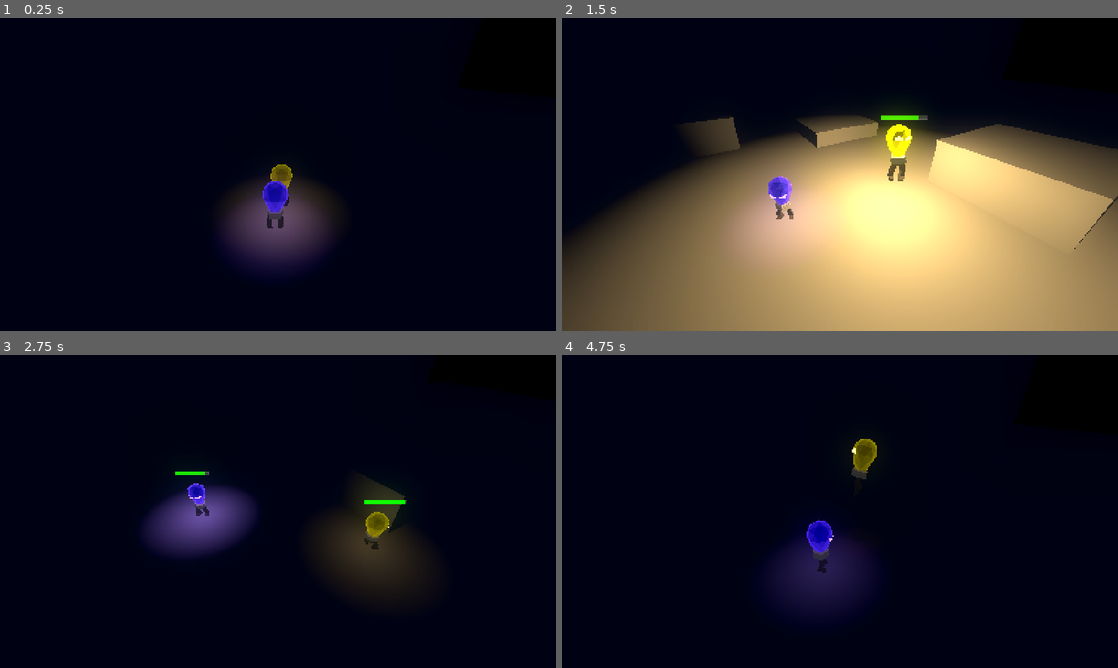
Above: before the commit, frames 1-4 (two rows, left to right).
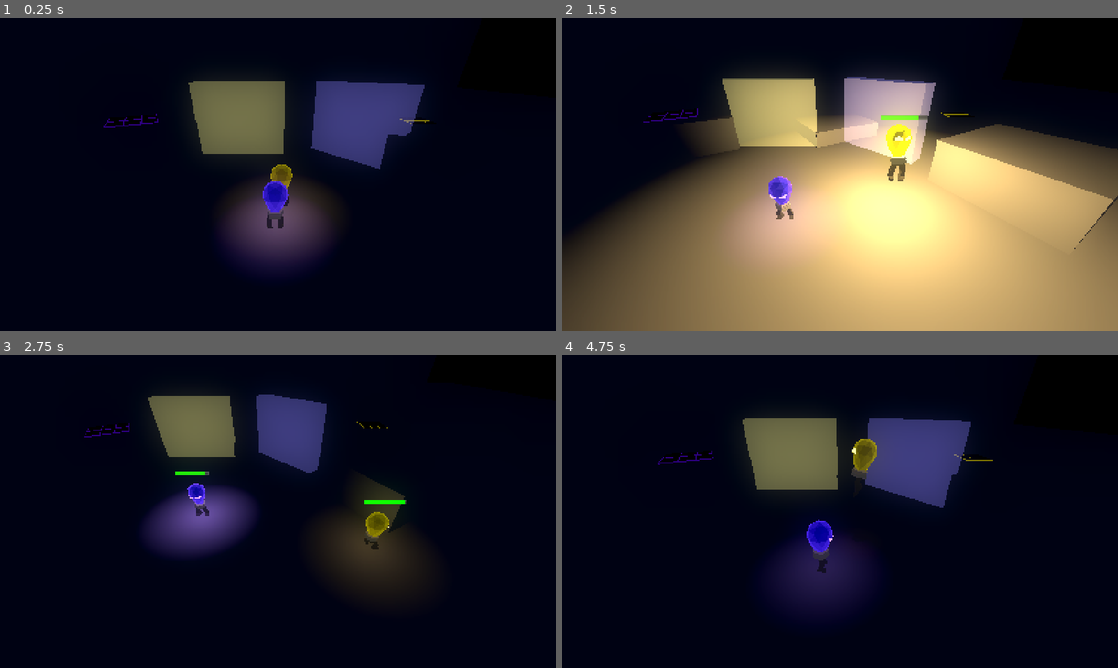
Above: after the commit, the same moments.

Repository: LowPolyFreak/EllieDeesAdventure
Game: Godot game, scene res://Scenes/main.tscn
Two runs of this game, one before a commit and one after it. Both use one fixed random seed, a clock stepped at 60 frames per second and the inputs below.
Inputs:
- Up to frame 1 (0.25 s): no input
- Up to frame 2 (1.5 s): hold D (right_p1) 0.53-1.28 s; tap Down (down_p2) at 0.6 s; tap Space (jump_p1) at 0.77 s; hold S (down_p1) from 1.28 s (still down); tap Shift (glow_p1) at 1.35 s
- Up to frame 3 (2.75 s): tap Space (jump_p1) at 1.52 s; release S (down_p1) at 2.03 s; hold D (right_p1) from 2.03 s (still down); tap Keypad 0 (glow_p2) at 2.1 s
- Up to frame 4 (4.75 s): release D (right_p1) at 2.78 s; hold W (up_p1) 2.78-3.53 s; tap E (interact) at 2.85 s; tap Space (jump_p1) at 3.02, 3.77, 4.52 s; hold A (left_p1) from 3.53 s (still down); tap Left (left_p2) at 3.6 s; tap Right (right_p2) at 4.35 s

The runs differ from the first frame. In frame 1, 7.9% of the frame differs, in the area x 18-78%, y 20-49%; in frame 2, 7.6%; in frame 3, 5.2%; in frame 4, 7.7%.

Commit message:
Finish solar panel and barrier (no models)

Diff:
--- /dev/null
+++ b/Scenes/barrier_dee.tscn
@@ -0,0 +1,18 @@
+[gd_scene load_steps=4 format=3 uid="uid://cm6g8i7fyfbro"]
+
+[ext_resource type="PackedScene" uid="uid://c8g6p70g0qwmw" path="res://Scenes/barrier_ellie.tscn" id="1_b8ha4"]
+
+[sub_resource type="StandardMaterial3D" id="StandardMaterial3D_svt3d"]
+transparency = 1
+albedo_color = Color(1, 1, 1, 0.341176)
+emission_enabled = true
+emission = Color(0.484524, 0.438742, 0.90732, 1)
+
+[sub_resource type="BoxMesh" id="BoxMesh_eir6y"]
+material = SubResource("StandardMaterial3D_svt3d")
+
+[node name="BarrierDee" instance=ExtResource("1_b8ha4")]
+collision_layer = 32
+
+[node name="MeshInstance3D" parent="CollisionShape3D" index="0"]
+mesh = SubResource("BoxMesh_eir6y")
--- /dev/null
+++ b/Scenes/barrier_ellie.tscn
@@ -0,0 +1,27 @@
+[gd_scene load_steps=4 format=3 uid="uid://c8g6p70g0qwmw"]
+
+[sub_resource type="BoxShape3D" id="BoxShape3D_jwq45"]
+size = Vector3(5, 4, 1)
+
+[sub_resource type="StandardMaterial3D" id="StandardMaterial3D_wlo2n"]
+transparency = 1
+albedo_color = Color(1, 1, 1, 0.341176)
+emission_enabled = true
+emission = Color(0.900531, 0.862762, 0.447304, 1)
+
+[sub_resource type="BoxMesh" id="BoxMesh_ql5n4"]
+material = SubResource("StandardMaterial3D_wlo2n")
+
+[node name="BarrierEllie" type="StaticBody3D"]
+transform = Transform3D(1, 0, 0, 0, 1, 0, 0, 0, 1, 0, 1.462, 0)
+collision_layer = 16
+collision_mask = 0
+
+[node name="CollisionShape3D" type="CollisionShape3D" parent="."]
+transform = Transform3D(1, 0, 0, 0, 1, 0, 0, 0, 1, 0.336251, 0.64108, 0)
+shape = SubResource("BoxShape3D_jwq45")
+
+[node name="MeshInstance3D" type="MeshInstance3D" parent="CollisionShape3D"]
+transform = Transform3D(4.97345, 0, 0, 0, 3.93787, 0, 0, 0, 1, 0, 0, 0)
+mesh = SubResource("BoxMesh_ql5n4")
+skeleton = NodePath("../..")
--- a/Scenes/dee.tscn
+++ b/Scenes/dee.tscn
@@ -10,23 +10,24 @@
 
 [node name="Dee" instance=ExtResource("1_4vtbg")]
 collision_layer = 10
+collision_mask = 25
 player_1 = false
 glow_energy = 1.0
 default_light_range = 3
 glow_light_range = 10
 
 [node name="Skeleton3D" parent="EllieModel/Armature" index="0"]
-bones/0/position = Vector3(0.0097481, 0.483322, -0.022247)
-bones/0/rotation = Quaternion(-0.0399676, -0.00365629, -0.00162831, 0.999193)
-bones/1/rotation = Quaternion(0.0631653, -0.184288, 0.966651, 0.166233)
-bones/2/rotation = Quaternion(0.457118, -0.0038272, 0.213653, 0.863355)
-bones/3/rotation = Quaternion(-0.860431, -0.0232754, -0.0328634, 0.507973)
-bones/4/rotation = Quaternion(-0.0422899, -0.192335, 0.970001, -0.142535)
-bones/5/rotation = Quaternion(0.4656, 0.00380264, -0.217617, 0.857814)
-bones/6/rotation = Quaternion(-0.865615, 0.0261091, 0.0640141, 0.495915)
+bones/0/position = Vector3(0.0122424, 0.474226, -0.0312608)
+bones/0/rotation = Quaternion(-0.0157573, -0.00264458, -0.00163143, 0.999871)
+bones/1/rotation = Quaternion(0.0596255, -0.157066, 0.968972, 0.181296)
+bones/2/rotation = Quaternion(0.482016, -0.00375333, 0.22529, 0.846694)
+bones/3/rotation = Quaternion(-0.875378, -0.0137966, -0.0246552, 0.482613)
+bones/4/rotation = Quaternion(-0.0369376, -0.164597, 0.974423, -0.14847)
+bones/5/rotation = Quaternion(0.491321, 0.00372434, -0.229639, 0.840152)
+bones/6/rotation = Quaternion(-0.882347, 0.0189817, 0.0651654, 0.465679)
 
 [node name="BoneAttachment3D" parent="EllieModel/Armature/Skeleton3D" index="0"]
-transform = Transform3D(0.999968, 0.00354625, -0.00717652, -0.00296172, 0.9968, 0.0798826, 0.00743683, -0.0798588, 0.996778, 0.0097481, 0.483322, -0.022247)
+transform = Transform3D(0.999981, 0.00334578, -0.00523706, -0.00317909, 0.999498, 0.0315192, 0.00533989, -0.0315019, 0.999489, 0.0122424, 0.474226, -0.0312608)
 
 [node name="OmniLight3D" parent="EllieModel/Armature/Skeleton3D/BoneAttachment3D" index="0"]
 light_color = Color(0.737255, 0.54902, 1, 1)
--- a/Scenes/ellie.tscn
+++ b/Scenes/ellie.tscn
@@ -124,6 +124,7 @@
 
 [node name="Ellie" type="CharacterBody3D" groups=["Bulbs"]]
 collision_layer = 6
+collision_mask = 37
 script = ExtResource("1_frd3r")
 rotation_speed = 10
 default_energy = 0.1
@@ -137,17 +138,17 @@
 [node name="EllieModel" parent="." instance=ExtResource("2_mu1gt")]
 
 [node name="Skeleton3D" parent="EllieModel/Armature" index="0"]
-bones/0/position = Vector3(0.00679646, 0.494086, -0.0115807)
-bones/0/rotation = Quaternion(0.00494152, -0.000543745, -0.000607062, 0.999988)
-bones/1/rotation = Quaternion(0.0514881, -0.13603, 0.977275, 0.1542)
+bones/0/position = Vector3(0.00688063, 0.493779, -0.0118849)
+bones/0/rotation = Quaternion(0.0029073, -0.000670054, -0.000636362, 0.999995)
+bones/1/rotation = Quaternion(0.0519791, -0.138365, 0.976903, 0.154317)
 bones/1/scale = Vector3(1, 1, 1)
-bones/2/rotation = Quaternion(0.424193, -0.00391691, 0.198264, 0.883593)
-bones/3/rotation = Quaternion(-0.844625, -0.0329628, -0.0381316, 0.532981)
+bones/2/rotation = Quaternion(0.425162, -0.00391439, 0.198717, 0.883025)
+bones/3/rotation = Quaternion(-0.845039, -0.0327079, -0.0380412, 0.532346)
 bones/3/scale = Vector3(1, 1, 1)
-bones/4/rotation = Quaternion(-0.0420067, -0.1388, 0.979858, -0.137292)
+bones/4/rotation = Quaternion(-0.0421087, -0.141354, 0.979479, -0.13736)
 bones/4/scale = Vector3(1, 1, 1)
-bones/5/rotation = Quaternion(0.429134, 0.003904, -0.200574, 0.880681)
-bones/6/rotation = Quaternion(-0.848625, 0.0343099, 0.0586972, 0.524608)
+bones/5/rotation = Quaternion(0.430267, 0.00390102, -0.201103, 0.880008)
+bones/6/rotation = Quaternion(-0.849069, 0.0340747, 0.0588998, 0.523882)
 bones/6/scale = Vector3(1, 1, 1)
 bones/7/position = Vector3(-0.187498, 0.245262, -0.282433)
 bones/8/position = Vector3(-0.170884, 0.0506439, 0.0332276)
@@ -160,7 +161,7 @@
 bones/10/scale = Vector3(1, 1, 1)
 
 [node name="BoneAttachment3D" parent="EllieModel/Armature/Skeleton3D" index="0"]
-transform = Transform3D(0.999999, 0.00120874, -0.00109348, -0.00121948, 0.99995, -0.00988226, 0.00108148, 0.00988358, 0.999951, 0.00679646, 0.494086, -0.0115807)
+transform = Transform3D(0.999998, 0.00126882, -0.0013438, -0.00127662, 0.999982, -0.00581372, 0.0013364, 0.00581542, 0.999982, 0.00688063, 0.493779, -0.0118849)
 
 [node name="OmniLight3D" parent="EllieModel/Armature/Skeleton3D/BoneAttachment3D" index="0"]
 light_energy = 0.25
--- a/Scenes/main.tscn
+++ b/Scenes/main.tscn
@@ -6,6 +6,8 @@
 [ext_resource type="Script" path="res://Scripts/camera_follow.gd" id="3_8lji5"]
 [ext_resource type="PackedScene" uid="uid://cttyrmjn3obow" path="res://Scenes/solar_pannel_ellie.tscn" id="5_deuj4"]
 [ext_resource type="PackedScene" uid="uid://bpq6npjirkduk" path="res://Scenes/solar_pannel_dee.tscn" id="6_wtyoi"]
+[ext_resource type="PackedScene" uid="uid://c8g6p70g0qwmw" path="res://Scenes/barrier_ellie.tscn" id="7_aqcey"]
+[ext_resource type="PackedScene" uid="uid://cm6g8i7fyfbro" path="res://Scenes/barrier_dee.tscn" id="8_ku7kt"]
 
 [sub_resource type="ProceduralSkyMaterial" id="ProceduralSkyMaterial_75w87"]
 sky_horizon_color = Color(0.64625, 0.65575, 0.67075, 1)
@@ -151,6 +153,7 @@
 
 [node name="Dee" parent="." instance=ExtResource("2_2yub6")]
 transform = Transform3D(1, 0, 0, 0, 1, 0, 0, 0, 1, -0.195843, 9.53674e-07, 0.0116072)
+collision_mask = 1
 
 [node name="MovingPlatformTest" type="AnimatableBody3D" parent="."]
 transform = Transform3D(0.860466, 0, 0.509507, 0, 1, 0, -0.509507, 0, 0.860466, 8.22636, 1, -3.33793)
@@ -189,8 +192,15 @@
 transform = Transform3D(1, 0, 0, 0, 0.5, 0.866026, 0, -0.866026, 0.5, 0, 6.76524, 9.03319)
 
 [node name="SolarPannelEllie" parent="." instance=ExtResource("5_deuj4")]
+transform = Transform3D(1, 0, 0, 0, 1, 0, 0, 0, 1, 13.8638, 0, -15.4134)
 
 [node name="SolarPannelDee" parent="." instance=ExtResource("6_wtyoi")]
-transform = Transform3D(1, 0, 0, 0, 1, 0, 0, 0, 1, -4.5982, -4.76837e-07, -3.07687)
+transform = Transform3D(0.866025, 0, 0.5, 0, 1, 0, -0.5, 0, 0.866025, -8.52812, 2.00256, -6.71932)
+
+[node name="BarrierEllie" parent="." instance=ExtResource("7_aqcey")]
+transform = Transform3D(1, 0, 0, 0, 1, 0, 0, 0, 1, -2.57867, 1.462, -6.77556)
+
+[node name="BarrierDee" parent="." instance=ExtResource("8_ku7kt")]
+transform = Transform3D(0.707107, 0, -0.707107, 0, 1, 0, 0.707107, 0, 0.707107, 3.92048, 1.46176, -6.0331)
 
 [connection signal="timeout" from="CameraFollow/UpdateTimer" to="CameraFollow" method="_on_update_timer_timeout"]
--- a/Scenes/solar_pannel_dee.tscn
+++ b/Scenes/solar_pannel_dee.tscn
@@ -1,6 +1,31 @@
-[gd_scene load_steps=2 format=3 uid="uid://bpq6npjirkduk"]
+[gd_scene load_steps=6 format=3 uid="uid://bpq6npjirkduk"]
 
 [ext_resource type="PackedScene" uid="uid://cttyrmjn3obow" path="res://Scenes/solar_pannel_ellie.tscn" id="1_nw1ay"]
 
+[sub_resource type="StyleBoxFlat" id="StyleBoxFlat_563yp"]
+bg_color = Color(0.354099, 0, 0.920897, 1)
+
+[sub_resource type="ViewportTexture" id="ViewportTexture_5kocb"]
+viewport_path = NodePath("SubViewport")
+
+[sub_resource type="StandardMaterial3D" id="StandardMaterial3D_foho0"]
+albedo_color = Color(0, 0, 0, 1)
+emission_enabled = true
+emission = Color(0.354099, 0, 0.920897, 1)
+emission_energy_multiplier = 0.5
+
+[sub_resource type="BoxMesh" id="BoxMesh_lprj4"]
+material = SubResource("StandardMaterial3D_foho0")
+size = Vector3(2.5, 0.1, 2.5)
+
 [node name="SolarPannelDee" instance=ExtResource("1_nw1ay")]
 collision_mask = 8
+
+[node name="BatteryBar3D" parent="SubViewport" index="0"]
+theme_override_styles/fill = SubResource("StyleBoxFlat_563yp")
+
+[node name="BatteryBarSprite" parent="." index="5"]
+texture = SubResource("ViewportTexture_5kocb")
+
+[node name="Base" parent="." index="6"]
+mesh = SubResource("BoxMesh_lprj4")
--- a/Scenes/solar_pannel_ellie.tscn
+++ b/Scenes/solar_pannel_ellie.tscn
@@ -1,9 +1,41 @@
-[gd_scene load_steps=3 format=3 uid="uid://cttyrmjn3obow"]
+[gd_scene load_steps=10 format=3 uid="uid://cttyrmjn3obow"]
 
 [ext_resource type="Script" path="res://Scripts/solar_pannel.gd" id="1_i1cjx"]
 
 [sub_resource type="BoxShape3D" id="BoxShape3D_x0ykg"]
 size = Vector3(3, 2, 3)
+
+[sub_resource type="StyleBoxFlat" id="StyleBoxFlat_qlj4t"]
+bg_color = Color(0.189328, 0.189328, 0.189328, 1)
+border_width_left = 2
+border_width_top = 2
+border_width_right = 2
+border_width_bottom = 2
+border_color = Color(0.28485, 0.28485, 0.28485, 1)
+
+[sub_resource type="StyleBoxFlat" id="StyleBoxFlat_qinbs"]
+bg_color = Color(0.900531, 0.862762, 0.447304, 1)
+
+[sub_resource type="ViewportTexture" id="ViewportTexture_4a44y"]
+viewport_path = NodePath("SubViewport")
+
+[sub_resource type="StandardMaterial3D" id="StandardMaterial3D_8lbgw"]
+albedo_color = Color(0, 0, 0, 1)
+emission_enabled = true
+emission = Color(0.920897, 0.844155, 0, 1)
+emission_energy_multiplier = 0.5
+
+[sub_resource type="BoxMesh" id="BoxMesh_7gfcr"]
+material = SubResource("StandardMaterial3D_8lbgw")
+size = Vector3(2.5, 0.1, 2.5)
+
+[sub_resource type="StandardMaterial3D" id="StandardMaterial3D_inetr"]
+albedo_color = Color(0, 0, 0, 1)
+metallic = 0.38
+
+[sub_resource type="BoxMesh" id="BoxMesh_3ekn2"]
+material = SubResource("StandardMaterial3D_inetr")
+size = Vector3(0.75, 0.1, 1)
 
 [node name="SolarPannelEllie" type="Area3D"]
 collision_layer = 0
@@ -28,6 +60,65 @@
 light_energy = 3.0
 omni_range = 20.0
 
+[node name="SubViewport" type="SubViewport" parent="."]
+disable_3d = true
+transparent_bg = true
+
+[node name="BatteryBar3D" type="ProgressBar" parent="SubViewport"]
+visible = false
+anchors_preset = 8
+anchor_left = 0.5
+anchor_top = 0.5
+anchor_right = 0.5
+anchor_bottom = 0.5
+offset_left = -146.4
+offset_top = -142.0
+offset_right = 54.925
+offset_bottom = -116.985
+grow_horizontal = 2
+grow_vertical = 2
+theme_override_styles/background = SubResource("StyleBoxFlat_qlj4t")
+theme_override_styles/fill = SubResource("StyleBoxFlat_qinbs")
+show_percentage = false
+
+[node name="BatteryBarSprite" type="Sprite3D" parent="."]
+transform = Transform3D(1, 0, 0, 0, 1, 0, 0, 0, 1, 0.46452, 1.22497, 0)
+billboard = 1
+texture = SubResource("ViewportTexture_4a44y")
+
+[node name="Base" type="MeshInstance3D" parent="."]
+mesh = SubResource("BoxMesh_7gfcr")
+
+[node name="Panel" type="MeshInstance3D" parent="Base"]
+transform = Transform3D(1, 0, 0, 0, 1, 0, 0, 0, 1, -0.809681, 0.0201168, 0.679616)
+mesh = SubResource("BoxMesh_3ekn2")
+skeleton = NodePath("../..")
+
+[node name="Panel2" type="MeshInstance3D" parent="Base"]
+transform = Transform3D(1, 0, 0, 0, 1, 0, 0, 0, 1, 0.0113447, 0.0201168, 0.679616)
+mesh = SubResource("BoxMesh_3ekn2")
+skeleton = NodePath("../..")
+
+[node name="Panel3" type="MeshInstance3D" parent="Base"]
+transform = Transform3D(1, 0, 0, 0, 1, 0, 0, 0, 1, 0.83635, 0.0201168, 0.679616)
+mesh = SubResource("BoxMesh_3ekn2")
+skeleton = NodePath("../..")
+
+[node name="Panel4" type="MeshInstance3D" parent="Base"]
+transform = Transform3D(1, 0, 0, 0, 1, 0, 0, 0, 1, -0.809681, 0.0201168, -0.673563)
+mesh = SubResource("BoxMesh_3ekn2")
+skeleton = NodePath("../..")
+
+[node name="Panel5" type="MeshInstance3D" parent="Base"]
+transform = Transform3D(1, 0, 0, 0, 1, 0, 0, 0, 1, 0.0113447, 0.0201168, -0.673563)
+mesh = SubResource("BoxMesh_3ekn2")
+skeleton = NodePath("../..")
+
+[node name="Panel6" type="MeshInstance3D" parent="Base"]
+transform = Transform3D(1, 0, 0, 0, 1, 0, 0, 0, 1, 0.83635, 0.0201168, -0.673563)
+mesh = SubResource("BoxMesh_3ekn2")
+skeleton = NodePath("../..")
+
 [connection signal="body_entered" from="." to="." method="_on_body_entered"]
 [connection signal="body_exited" from="." to="." method="_on_body_exited"]
 [connection signal="timeout" from="ChargeTimer" to="." method="_on_charge_timer_timeout"]
--- a/Scripts/solar_pannel.gd
+++ b/Scripts/solar_pannel.gd
@@ -6,19 +6,19 @@
 
 @onready var charge_timer = $ChargeTimer
 @onready var drain_timer = $DrainTimer
+@onready var battery_bar_3d = $SubViewport/BatteryBar3D
 
 var power: int
 var occupied: bool
 var full: bool
 
-func _ready():
-	pass
-
+var style
 
 func _on_body_entered(body):
 	body.glowing_started.connect(player_glowing)
 	body.glowing_ended.connect(player_not_glowing)
 	occupied = true
+	battery_bar_3d.show()
 	if body.glowing:
 		player_glowing(true)
 
@@ -28,6 +28,7 @@
 	occupied = false
 	body.glowing_started.disconnect(player_glowing)
 	body.glowing_ended.disconnect(player_not_glowing)
+	battery_bar_3d.hide()
 
 func player_glowing(_player_1):
 	if occupied:
@@ -49,6 +50,7 @@
 		$LampLight.visible = true
 		monitoring = false
 	else:
+		battery_bar_3d.value = power
 		charge_timer.start(charge_speed)
 	print(power)
 
@@ -61,5 +63,6 @@
 		power = 0
 		drain_timer.stop()
 	else:
+		battery_bar_3d.value = power
 		drain_timer.start(drain_speed)
 	print(power)
Not shown: 1 places in Scenes/main.tscn that only renumber resources
